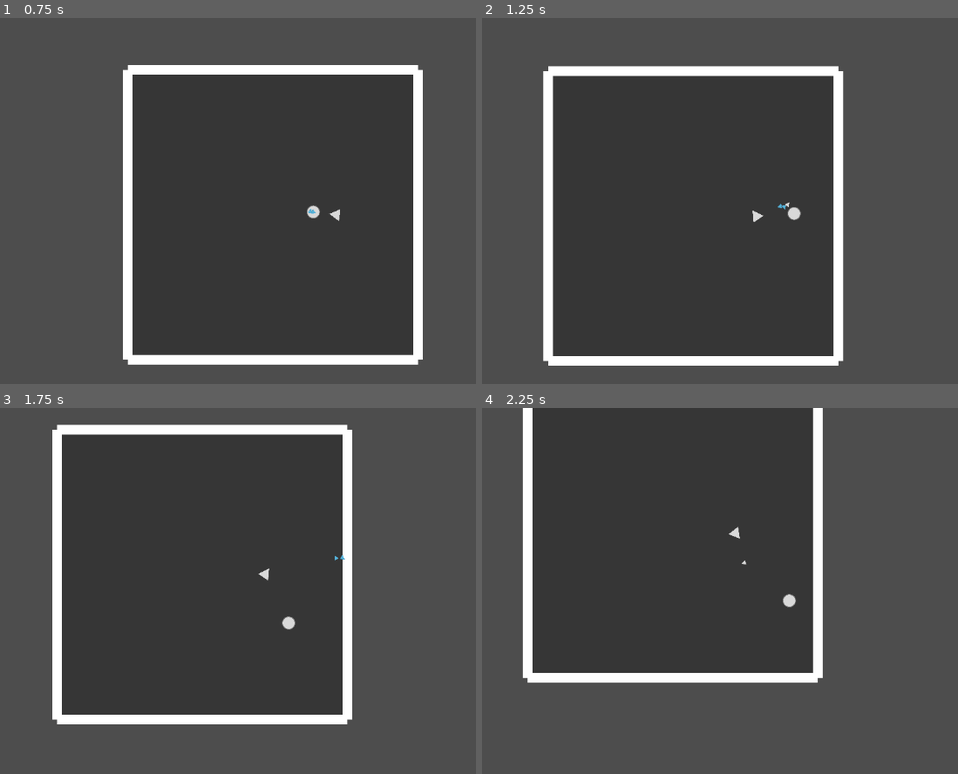
Above: before the commit, frames 1-4 (two rows, left to right).
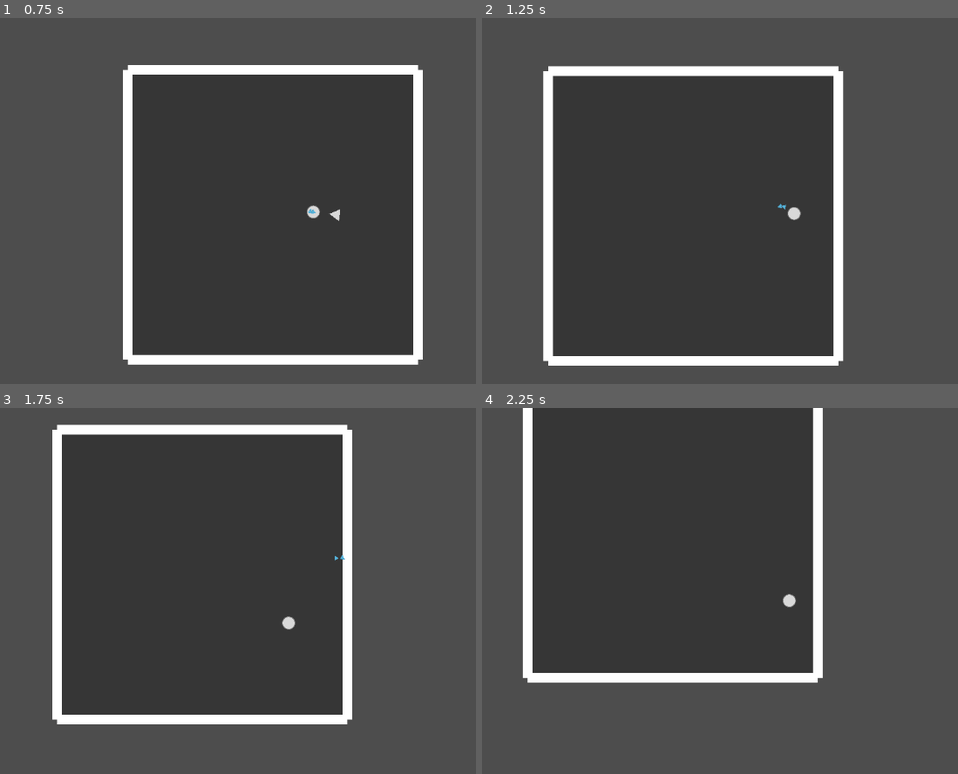
Above: after the commit, the same moments.

Repository: doanryderrhythm/thesis-1-vng-game
Game: Godot game, scene res://scenes/test/player_test_0.tscn
Same seed, same stepped clock (60 frames per second), same inputs: the game is played once before the commit and once after it.
Inputs (mouse positions are in pixels of both pictures, inside the frame that each line leads up to):
- Up to frame 1 (0.75 s): tap Enter at 0.5 s; move the mouse to (442, 193) at 0.52 s; hold Right (right) from 0.53 s (still down); tap Space (dash) at 0.6 s; click (442, 193) at 0.67 s
- Up to frame 2 (1.25 s): keep holding Right (right)
- Up to frame 3 (1.75 s): move the mouse to (152, 623) at 1.27 s; release Right (right) at 1.28 s; hold Down (down) from 1.28 s (still down); tap Space (dash) at 1.35 s
- Up to frame 4 (2.25 s): move the mouse to (843, 517) at 2.02 s; release Down (down) at 2.03 s; hold Right (right) from 2.03 s (still down); tap Space (dash) at 2.1 s

Frame 1 is identical in both runs. In frame 2, less than 0.1% of the frame differs, in the area x 56-65%, y 50-56%; in frame 3, less than 0.1%; in frame 4, less than 0.1%, in the area x 51-56%, y 32-43%.

Commit message:
Made the bullets disappear after touching anything

Diff:
--- a/untitled-thesis-1-game/scripts/area_2d/hurt_area_2d.gd
+++ b/untitled-thesis-1-game/scripts/area_2d/hurt_area_2d.gd
@@ -17,4 +17,5 @@
 		if temp is BaseCharacter:
 			break
 	temp.hurt(area)
+	area.get_parent().queue_free()
 	pass
